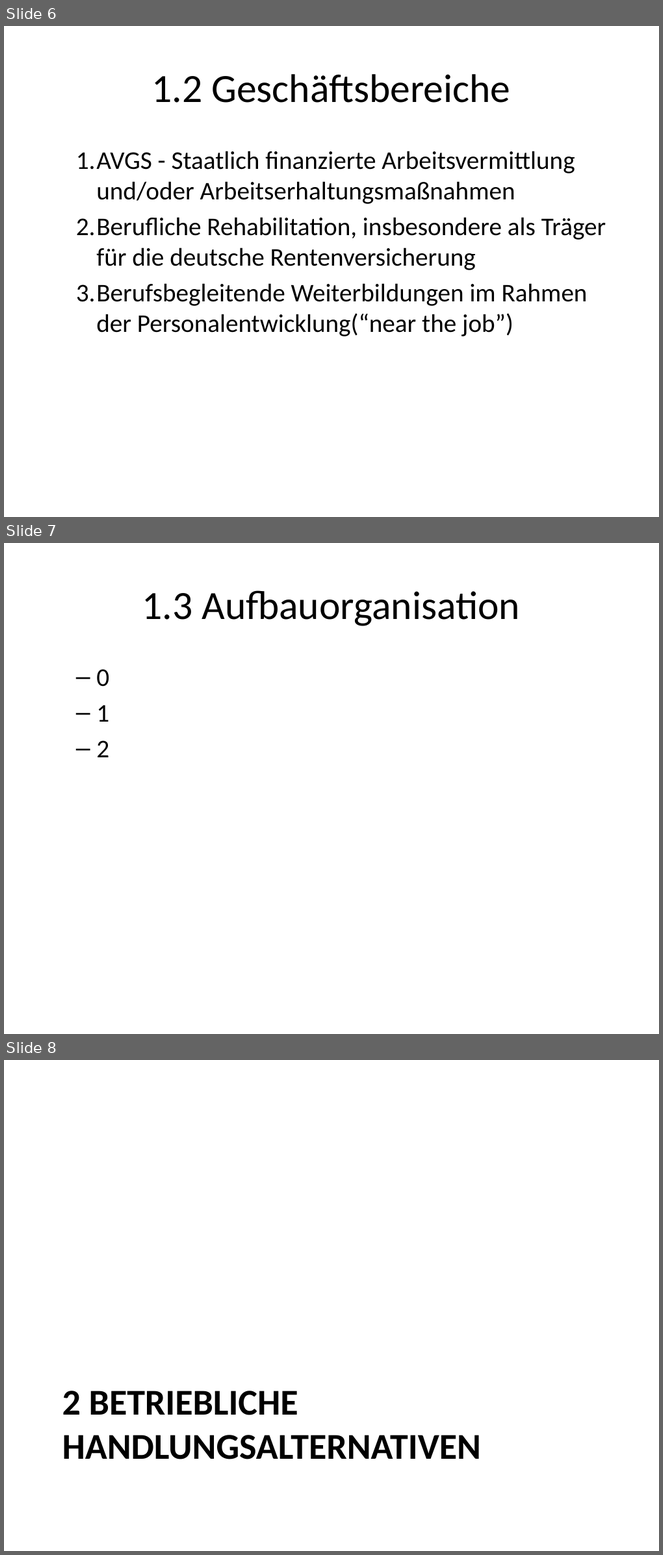
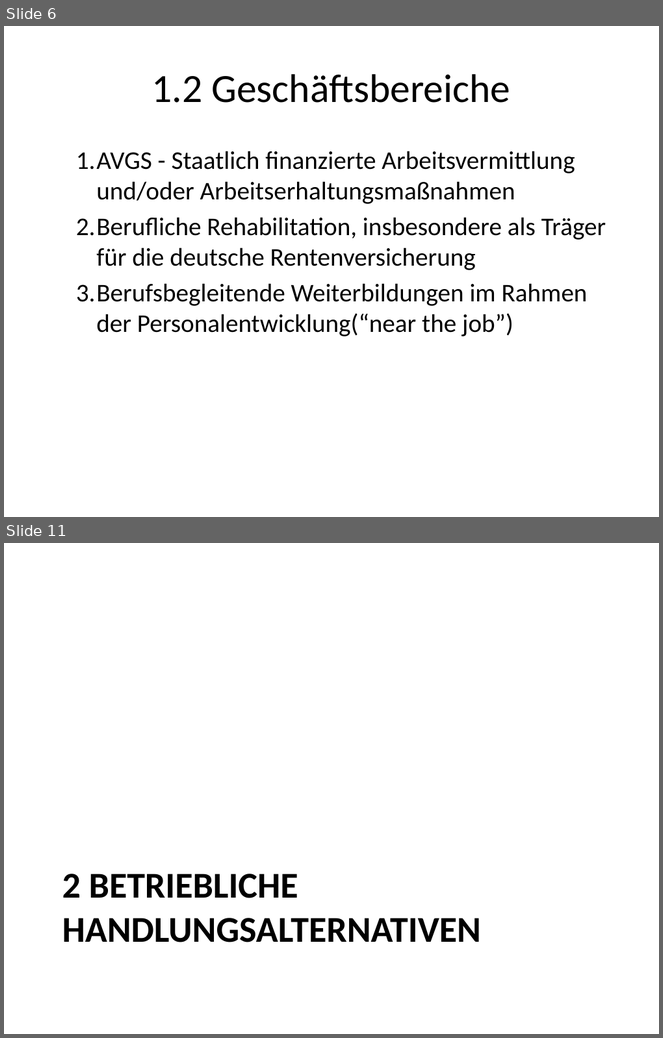
Before and after one commit to roman91DE/wipaed, a slide deck: praktikum/praesentation/praesentation.pptx. Shown one above the other, each under a label of ours: slides 6, 7 and 8 before the commit, slides 6 and 11 after it; the slides between them are not shown. The pictures are 663x1555 and 663x1038 pixels, drawn with LibreOffice and Linux fonts; fonts in the diff are those of the drawing. Boxes give left, top, right and bottom in pixels: in the first picture for what was removed or moved away, otherwise in the second. Text is boxed around its words. In the diff, an @@ line names an element or a change of style, - is before the commit and + after.

```diff
--- a/praktikum/praesentation/praesentation.pptx
+++ b/praktikum/praesentation/praesentation.pptx
@@ slide 7 removed at [4, 543, 659, 1034], background #FFFFFF @@
@@ title removed at [142, 590, 521, 626] @@
-1.3 Aufbauorganisation
@@ text removed at [96, 669, 109, 757] @@
-  – 0
-  – 1
-  – 2
@@ what was slide 8 is now slide 11 @@
```
Also in this commit, not shown: 2 slides changed, 5 slides added, 1 other slide removed, 3 other files.
